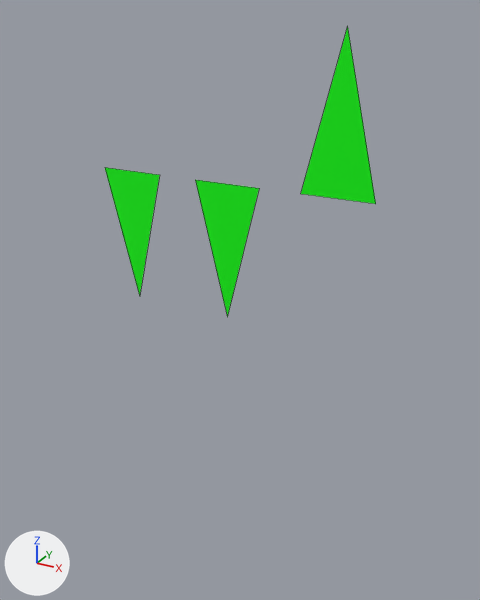
A saved change to the COLLADA model StandardDataSets/collada/library_controllers/controller/morph/morph_vertices_with_position_normal/morph_vertices_with_position_normal.dae.
The view is the same before and after, from a camera (50 mm lens) standing at (2.23, -3.86, 1.09) and looking at (0.01, 0.17, -0.92). The axes (+X, +Y, +Z) are drawn at lower left. The lights are the same throughout. Mesh edges are drawn as thin lines.

In view in the first picture: 'cube_node1', 'cube_node2', 'cube_node3'.
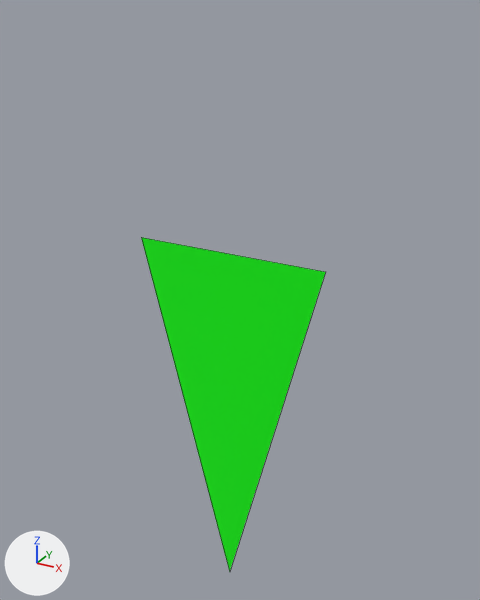
The change in detail:
Object 'cube_node1' (ob_cube_node1) is deleted.
Object 'cube_node2' (ob_cube_node2) is deleted.
Object 'cube_node3' (ob_cube_node3) moves from (0.0, 0.0, 0.0) to (0.0, 0.0, -0.5).
Object 'cube_node3' (ob_cube_node3) is rescaled from (1.0, 1.0, 1.0) to (3.0, 3.0, 3.0).

Changed parts and their boxes [x1, y1, x2, y2] in the pictures (480 x 600 px):
'cube_node3', moved, rescaled (186% wider, 143% taller)
    before: [195, 180, 259, 317]
    after: [141, 237, 326, 572]
'cube_node2', deleted (green)
    before: [301, 26, 376, 204]
'cube_node1', deleted (green)
    before: [105, 168, 160, 296]
